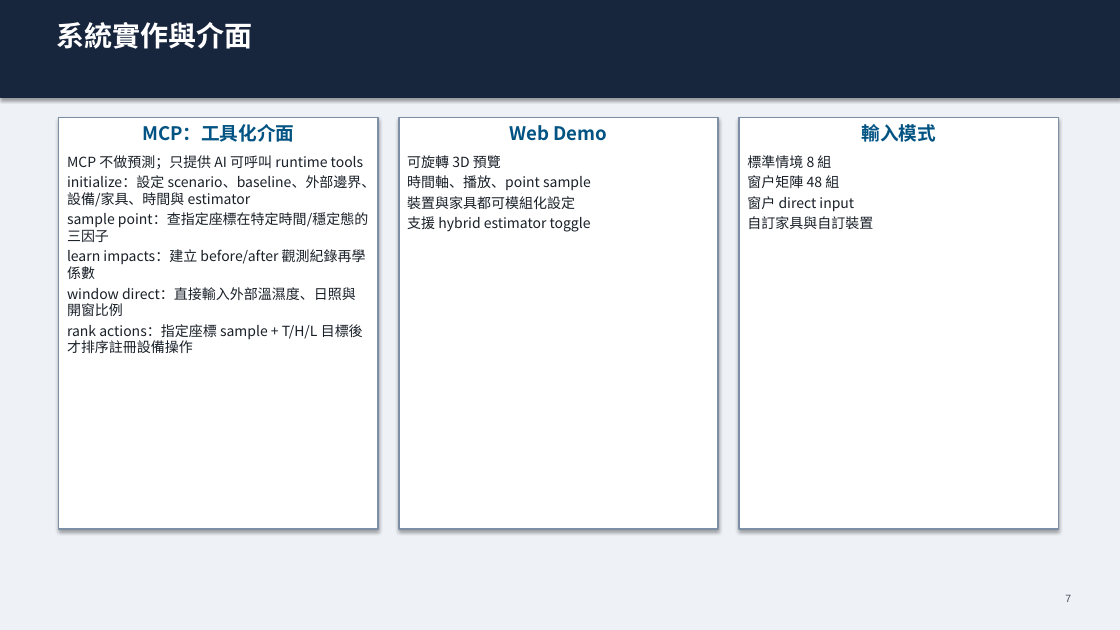
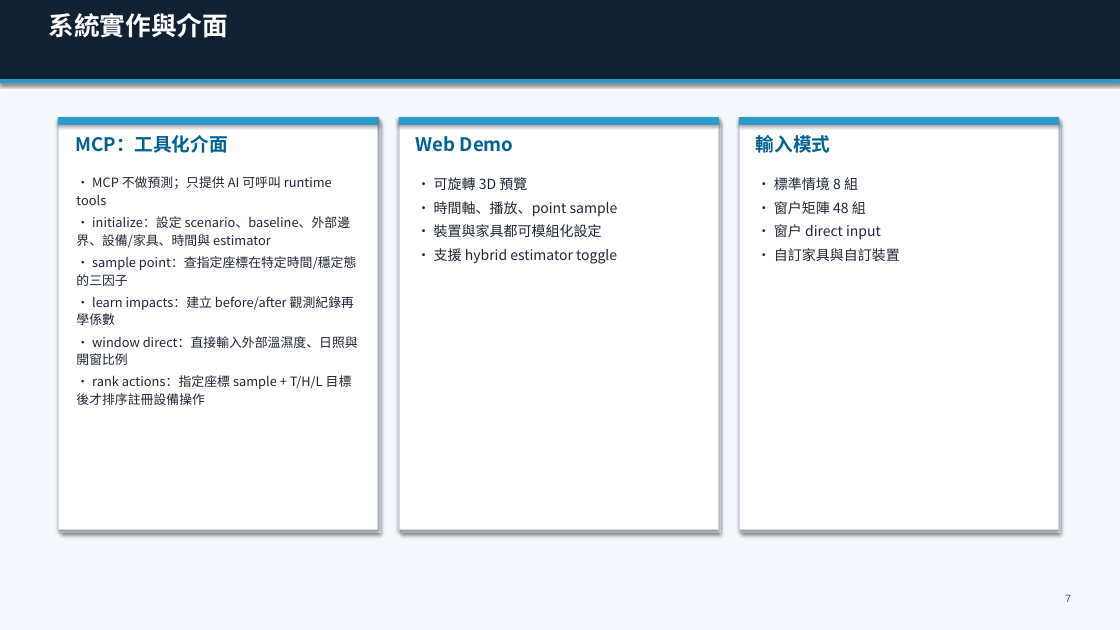
Before and after one commit to Yunitrish006006/A-Spatial-Digital-Twin-Prototype-for-Indoor-Spaces-with-Environmental-Factors, a slide deck: slide 7 of docs/papers/thesis/thesis_presentation_zh.pptx. Drawn at 1120x630 pixels with LibreOffice and Linux fonts; fonts in the diff are those of the drawing. Boxes give left, top, right and bottom in pixels: in the first picture for what was removed or moved away, otherwise in the second. Text is boxed around its words. In the diff, an @@ line names an element or a change of style, - is before the commit and + after.

```diff
--- a/docs/papers/thesis/thesis_presentation_zh.pptx
+++ b/docs/papers/thesis/thesis_presentation_zh.pptx
@@ background #EEF2F7 to #F4F7FB @@
@@ rectangle: place and size @@
-rectangle at box(0, 0, 1120, 97)
+rectangle at box(0, 0, 1120, 82)
@@ rectangle at box(0, 0, 1120, 82): fill #17253D to #122033; outline #17253D 0.75 pt to #122033 0.75 pt @@
@@ text "系統實作與介面" at box(49, 13, 228, 38): size 24 to 22 pt @@
@@ rectangle added at box(0, 80, 1120, 82), fill #2D9BC8, outline #2D9BC8 0.75 pt @@
@@ rectangle added at box(59, 118, 378, 529), fill #FFFFFF, outline #D1DBE7 0.8 pt @@
@@ rectangle added at box(59, 118, 378, 124), fill #2D9BC8, outline #2D9BC8 0.75 pt @@
@@ rectangle added at box(399, 118, 718, 529), fill #FFFFFF, outline #D1DBE7 0.8 pt @@
@@ rectangle added at box(399, 118, 718, 124), fill #2D9BC8, outline #2D9BC8 0.75 pt @@
@@ rectangle added at box(739, 118, 1059, 529), fill #FFFFFF, outline #D1DBE7 0.8 pt @@
@@ rectangle added at box(739, 118, 1059, 124), fill #2D9BC8, outline #2D9BC8 0.75 pt @@
@@ rectangle added at box(61, 121, 381, 533), fill #E2E8F0, outline #E2E8F0 0.75 pt @@
@@ text added at box(76, 135, 228, 153), 16 pt, text #006194, bold @@
+MCP：工具化介面
@@ rectangle added at box(402, 121, 721, 533), fill #E2E8F0, outline #E2E8F0 0.75 pt @@
@@ text added at box(416, 136, 514, 152), 16 pt, text #006194, bold @@
+Web Demo
@@ rectangle added at box(742, 121, 1061, 533), fill #E2E8F0, outline #E2E8F0 0.75 pt @@
@@ text added at box(756, 135, 830, 153), 16 pt, text #006194, bold @@
+輸入模式
@@ text at box(76, 176, 358, 405): text changed; size 12 to 11 pt; text colour #192028 to #1E2733 @@
-MCP：工具化介面
-MCP 不做預測；只提供 AI 可呼叫 runtime tools
-initialize：設定 scenario、baseline、外部邊界、設備/家具、時間與 estimator
-sample point：查指定座標在特定時間/穩定態的三因子
-learn impacts：建立 before/after 觀測紀錄再學係數
-window direct：直接輸入外部溫濕度、日照與開窗比例
-rank actions：指定座標 sample + T/H/L 目標後才排序註冊設備操作
+• MCP 不做預測；只提供 AI 可呼叫 runtime tools
+• initialize：設定 scenario、baseline、外部邊界、設備/家具、時間與 estimator
+• sample point：查指定座標在特定時間/穩定態的三因子
+• learn impacts：建立 before/after 觀測紀錄再學係數
+• window direct：直接輸入外部溫濕度、日照與開窗比例
+• rank actions：指定座標 sample + T/H/L 目標後才排序註冊設備操作
@@ text "• MCP 不做預測；只提供 AI 可呼叫 ...": place and size @@
-text "• MCP 不做預測；只提供 AI 可呼叫 ..." at box(59, 118, 378, 529)
+text "• MCP 不做預測；只提供 AI 可呼叫 ..." at box(76, 176, 358, 405)
@@ text "• 可旋轉 3D 預覽": place and size @@
-text "• 可旋轉 3D 預覽" at box(399, 118, 718, 529)
+text "• 可旋轉 3D 預覽" at box(434, 177, 618, 264)
@@ text at box(434, 177, 618, 264): text changed; text colour #192028 to #1E2733 @@
-Web Demo
-可旋轉 3D 預覽
-時間軸、播放、point sample
-裝置與家具都可模組化設定
-支援 hybrid estimator toggle
+• 可旋轉 3D 預覽
+• 時間軸、播放、point sample
+• 裝置與家具都可模組化設定
+• 支援 hybrid estimator toggle
@@ fill #FFFFFF to none; outline #7C8FA5 1.2 pt to none; shadow off in 3 elements at box(76, 176, 358, 405), box(434, 177, 618, 264), box(774, 177, 900, 261) @@
@@ text "• 標準情境 8 組": place and size @@
-text "• 標準情境 8 組" at box(739, 118, 1059, 529)
+text "• 標準情境 8 組" at box(774, 177, 900, 261)
@@ text at box(774, 177, 900, 261): text changed; text colour #192028 to #1E2733 @@
-輸入模式
-標準情境 8 組
-窗戶矩陣 48 組
-窗戶 direct input
-自訂家具與自訂裝置
+• 標準情境 8 組
+• 窗戶矩陣 48 組
+• 窗戶 direct input
+• 自訂家具與自訂裝置
```
Also in this commit, not shown: 40 other slides changed, 2 other files.
